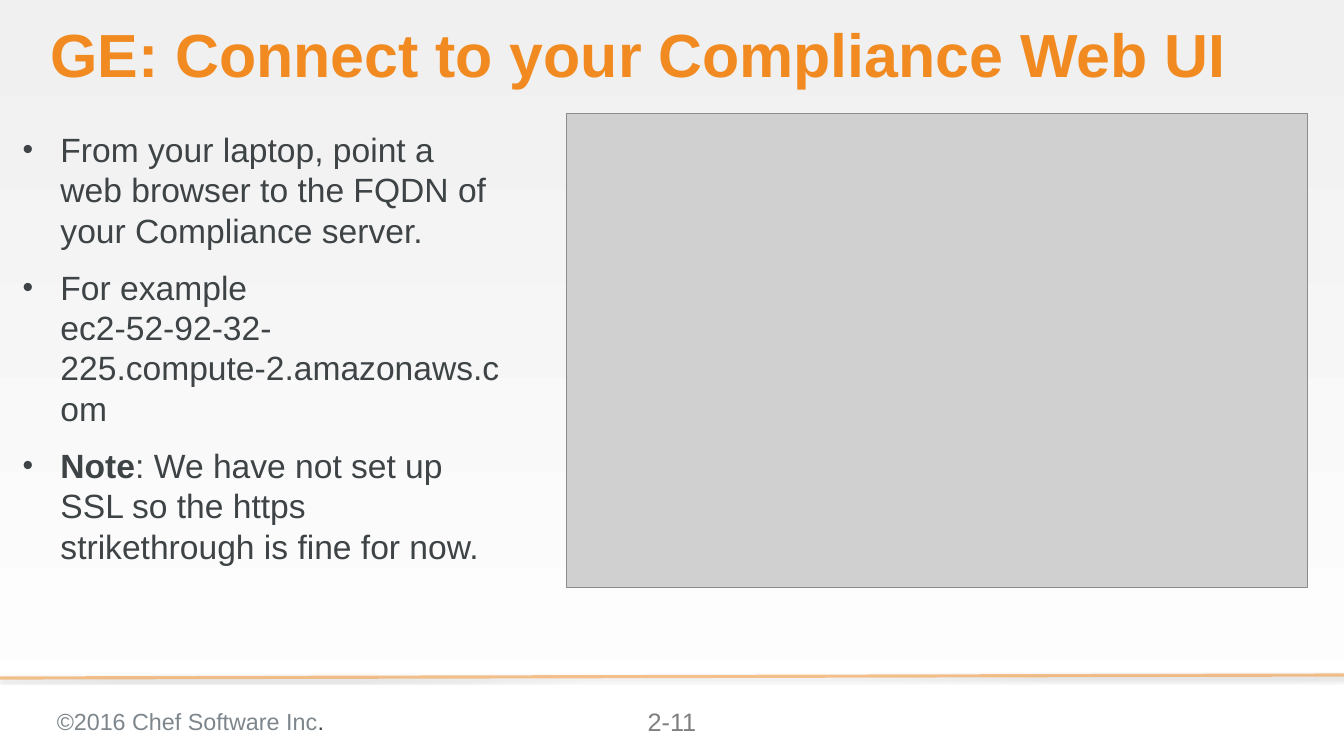
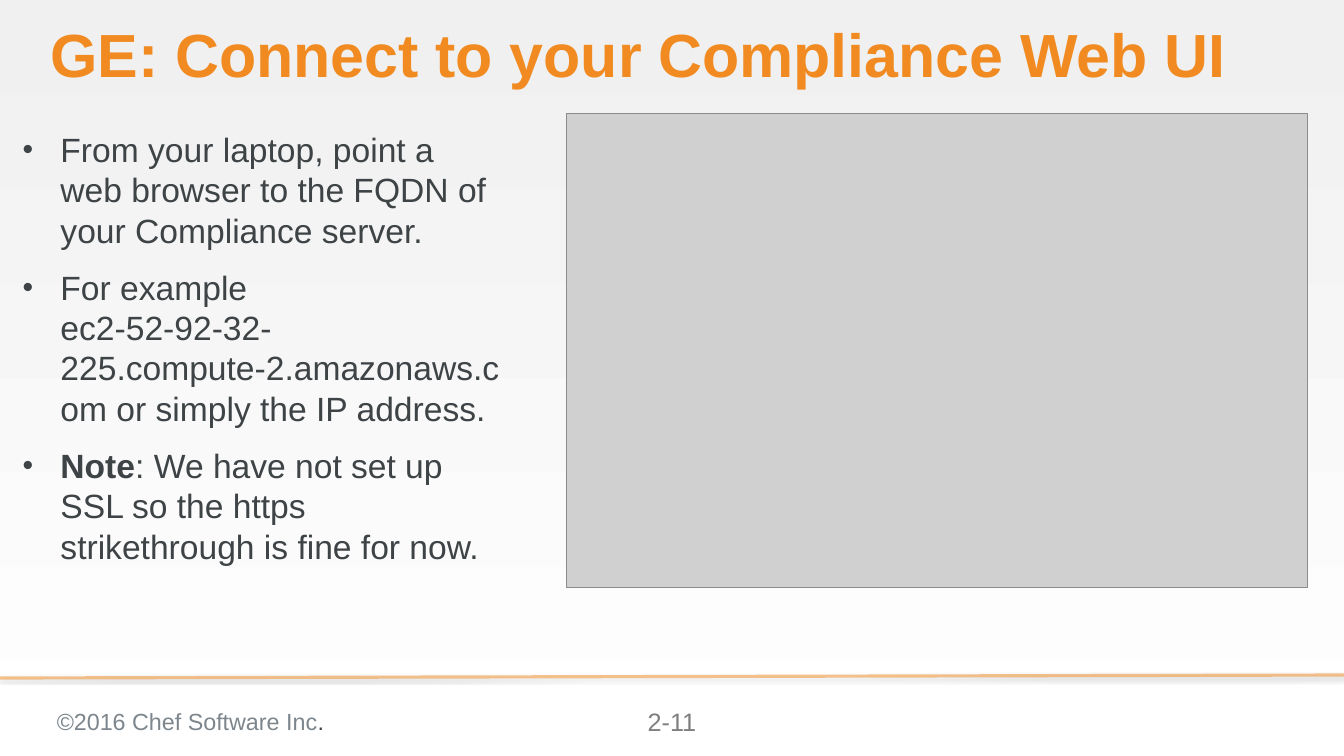
Before and after one commit to bchamby/chef-compliance-installation-configuration-operation, a slide deck: slide 11 of 02-Install.pptx. Drawn at 1344x756 pixels with LibreOffice and Linux fonts; fonts in the diff are those of the drawing; grey boxes stand for pictures; background and template pictures are left out. Boxes give left, top, right and bottom in pixels: in the first picture for what was removed or moved away, otherwise in the second. Text is boxed around its words. In the diff, an @@ line names an element or a change of style, - is before the commit and + after.

```diff
--- a/02-Install.pptx
+++ b/02-Install.pptx
@@ text at [60, 275, 499, 428]: text changed @@
-• For example
-  ec2-52-92-32-225.compute-2.amazonaws.com
+• For example
+  ec2-52-92-32-225.compute-2.amazonaws.com or simply the IP address.
```
Also in this commit, not shown: 2 other slides changed.
